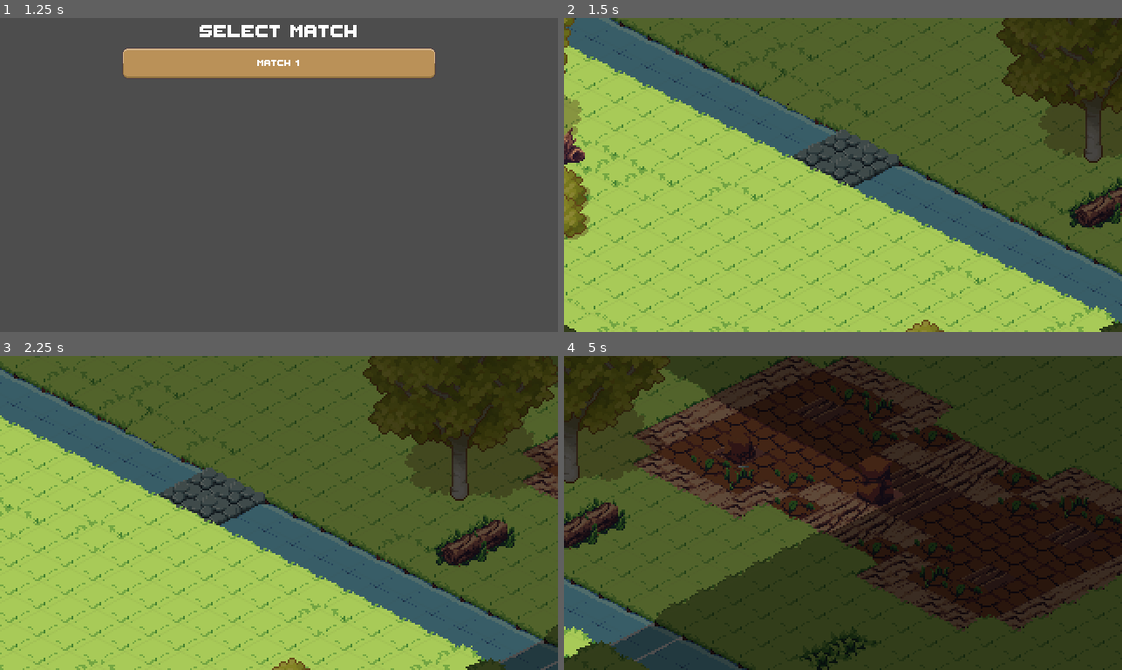
Above: before the commit, frames 1-4 (two rows, left to right).
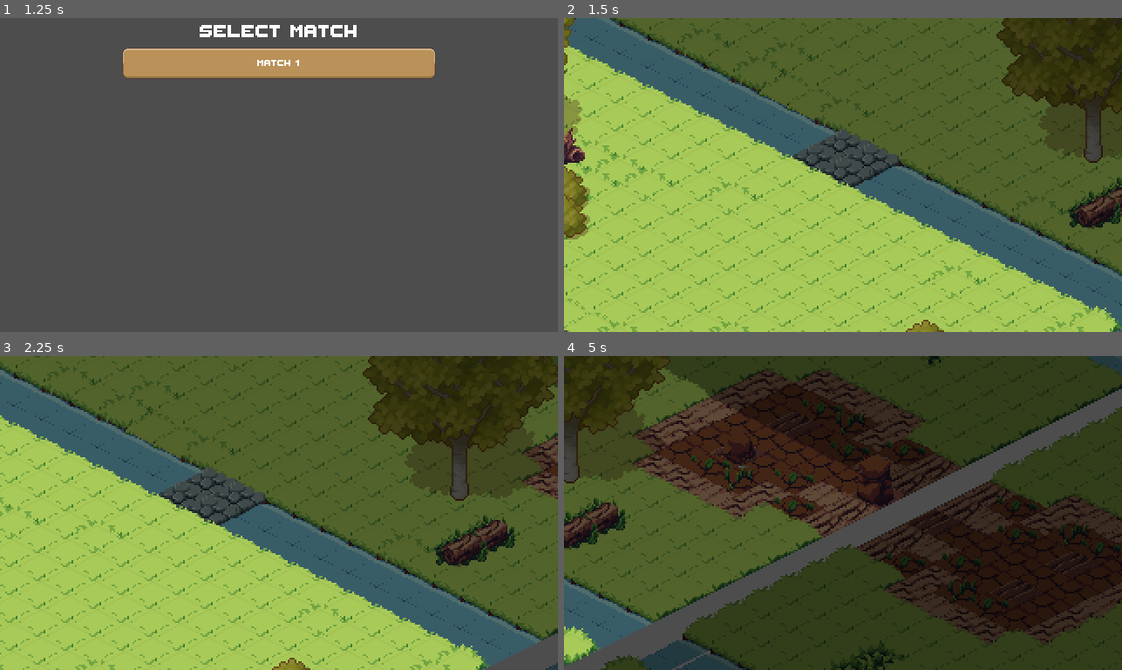
Above: after the commit, the same moments.

Repository: agh-cs-imbeciles/heralds-of-war
Game: Godot game, scene res://scenes/ui/menu/menu.tscn
The game is run twice, just before and just after one commit, with the same random seed, the same clock (stepped at 60 frames per second) and the same inputs.
Inputs (mouse positions are in pixels of both pictures, inside the frame that each line leads up to):
- Up to frame 1 (1.25 s): click "START GAME" at 0.5 s
- Up to frame 2 (1.5 s): click "Match 1" at 1.25 s
- Up to frame 3 (2.25 s): tap Enter at 2 s; move the mouse to (401, 497) at 2.02 s; hold Right from 2.03 s (still down); click (401, 497) at 2.17 s
- Up to frame 4 (5 s): move the mouse to (731, 528) at 2.77 s; release Right at 2.78 s; hold Down 2.78-3.53 s; move the mouse to (898, 443) at 3.52 s; hold Right 3.53-4.28 s; move the mouse to (815, 575) at 4.27 s; hold Up from 4.28 s (still down); click (815, 575) at 4.42 s

Frame 1 is identical in both runs. In frame 2, 0.1% of the frame differs, in the area x 0-100%, y 96-100%; in frame 3, 0.8%; in frame 4, 17%, in the area x 0-100%, y 0-100%.

Commit message:
Fixed mirroring logic

Diff:
--- a/src/game/match.gd
+++ b/src/game/match.gd
@@ -45,12 +45,12 @@
 		# Horizontal reflection
 		if flip_h:
 			# new_x = (left_side + right_side) - old_x
-			mirrored_pos.x = (map_rect.position.x * 2 + map_rect.size.x - 1) - cell.x
+			mirrored_pos.x = (map_rect.position.x + map_rect.size.x) - cell.x
 
 		# Vertical reflection
 		if flip_v:
 			# new_y = (upper_side + lower_side) - old_y
-			mirrored_pos.y = (map_rect.position.y * 2 + map_rect.size.y - 1) - cell.y
+			mirrored_pos.y = (map_rect.position.y + map_rect.size.y) - cell.y
 
 		# Copying tile data
 		var source_id = source_pattern.get_cell_source_id(cell)
